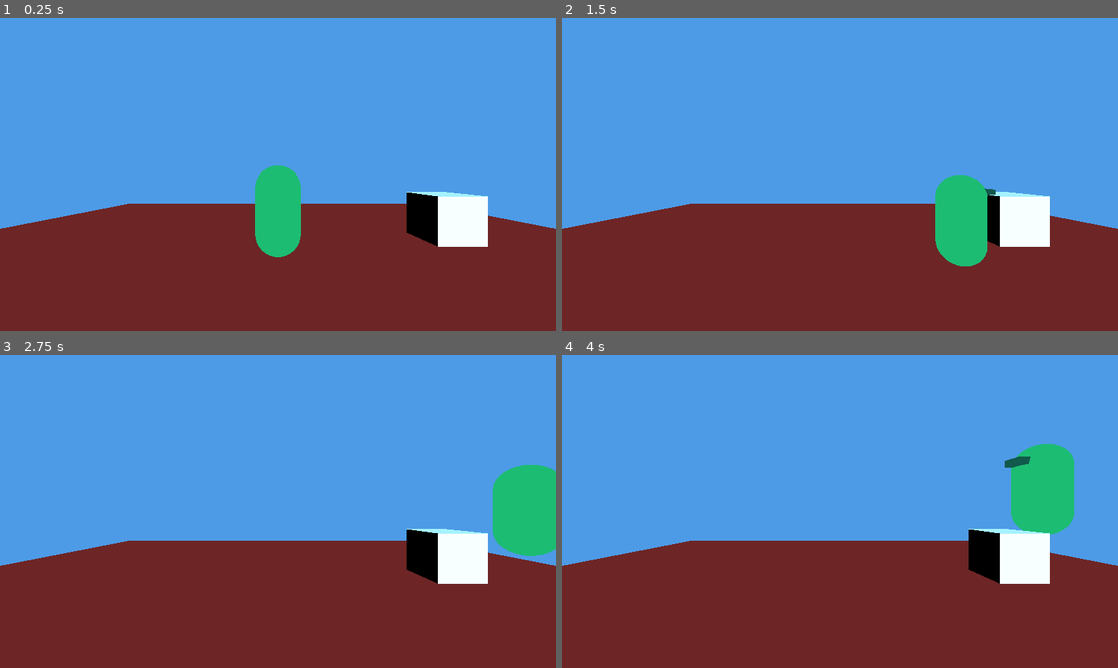
Above: before the commit, frames 1-4 (two rows, left to right).
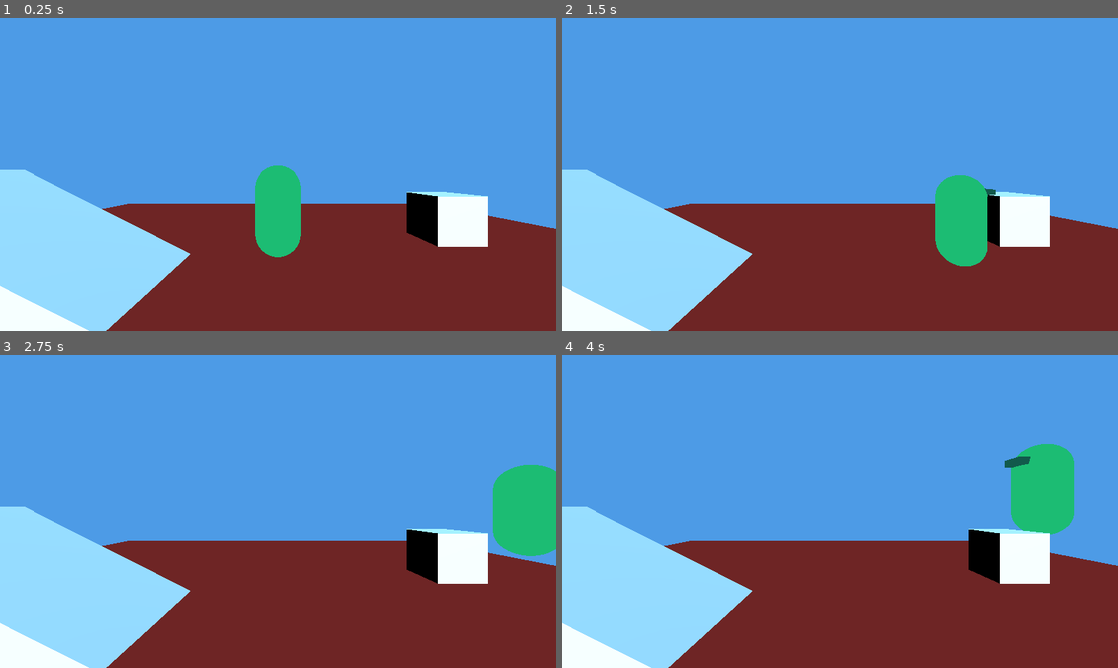
Above: after the commit, the same moments.

Repository: mcthaydt/cabaret-template
Game: Godot game, scene res://templates/base_scene_template.tscn
The game is run twice, just before and just after one commit, with the same random seed, the same clock (stepped at 60 frames per second) and the same inputs.
Inputs (mouse positions are in pixels of both pictures, inside the frame that each line leads up to):
- Up to frame 1 (0.25 s): no input
- Up to frame 2 (1.5 s): tap Enter at 0.5 s; move the mouse to (962, 158) at 0.52 s; hold D (move_right) 0.53-1.25 s; hold Shift 0.53-1.25 s; click (962, 158) at 0.67 s; tap Space (jump) at 0.77 s; drag from (728, 190) to (812, 237) at 1.27 s
- Up to frame 3 (2.75 s): tap Space (jump) at 2 s; move the mouse to (333, 442) at 2.02 s; hold D (move_right) from 2.03 s (still down); tap Ctrl at 2.1 s
- Up to frame 4 (4 s): release D (move_right) at 2.75 s; drag from (812, 574) to (673, 464) at 2.77 s; tap Enter at 3.5 s; move the mouse to (1006, 558) at 3.52 s; hold A (move_left) from 3.53 s (still down); tap Alt at 3.6 s; tap Space (jump) at 3.77 s

The runs differ from the first frame. In frame 1, 12% of the frame differs, in the area x 0-35%, y 48-100%; in frame 2, 12%; in frame 3, 12%; in frame 4, 12%.

Commit message:
Added ramp

Diff:
--- a/templates/base_scene_template.tscn
+++ b/templates/base_scene_template.tscn
@@ -30,9 +30,14 @@
 use_collision = true
 size = Vector3(25, 1, 25)
 
-[node name="CSGBox3D" type="CSGBox3D" parent="SceneObjects"]
+[node name="Block" type="CSGBox3D" parent="SceneObjects"]
 transform = Transform3D(1, 0, 0, 0, 1, 0, 0, 0, 1, 3.6780934, 0, 0)
 use_collision = true
+
+[node name="Block2" type="CSGBox3D" parent="SceneObjects"]
+transform = Transform3D(0.89320666, 0.44964638, 0, -0.44964638, 0.89320666, 0, 0, 0, 1, -5.180423, -0.7959937, -0.10645056)
+use_collision = true
+size = Vector3(6.261841, 1, 3.1923828)
 
 [node name="Enviroment" type="Node" parent="."]
 
